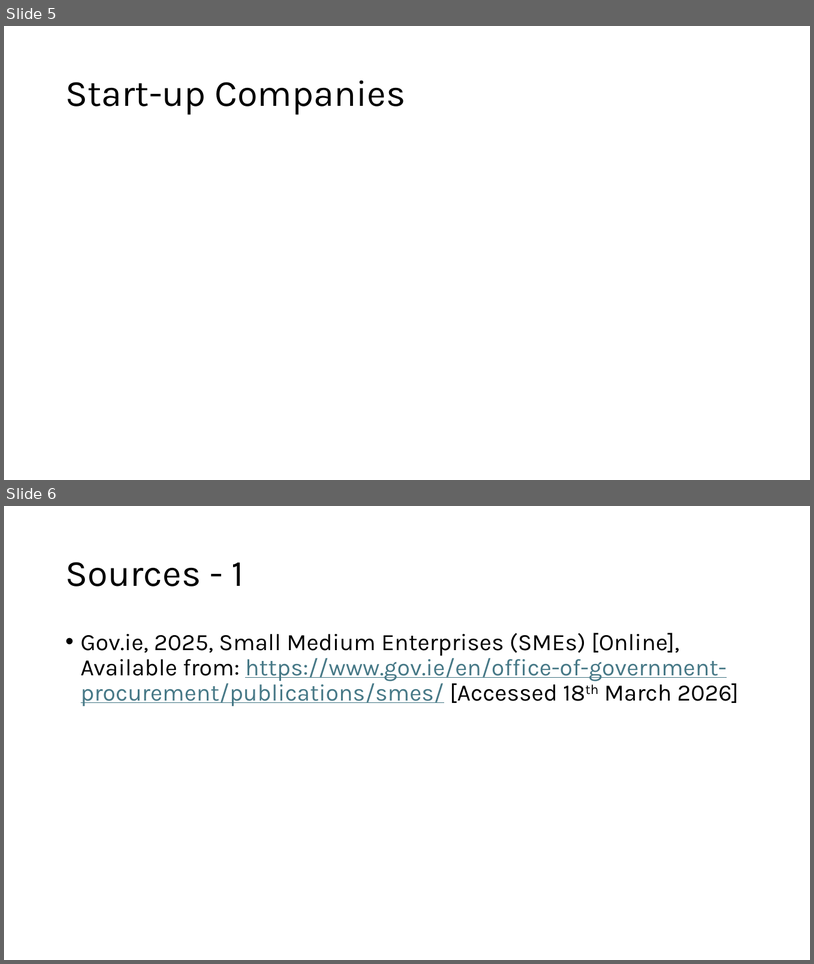
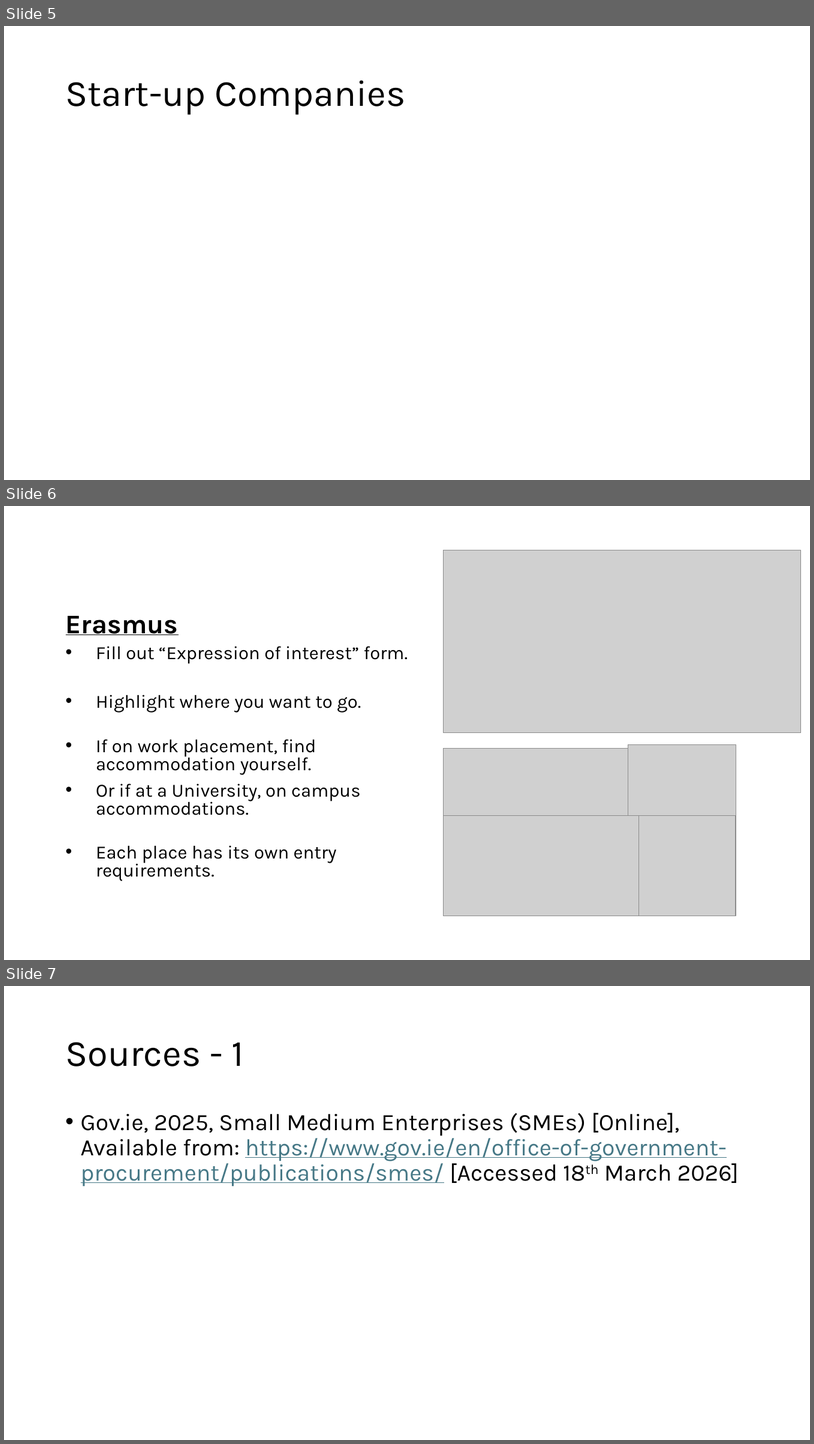
Before and after one commit to MatthewVickery/Applied-Software-Project-Management_CA, a slide deck: Market Research Presentation 1.pptx. Shown one above the other, each under a label of ours: slides 5 and 6 before the commit, slides 5, 6 and 7 after it. The pictures are 814x964 and 814x1444 pixels, drawn with LibreOffice and Linux fonts; fonts in the diff are those of the drawing; grey boxes stand for pictures. Boxes give left, top, right and bottom in pixels: in the first picture for what was removed or moved away, otherwise in the second. Text is boxed around its words. In the diff, an @@ line names an element or a change of style, - is before the commit and + after.

Commit message:
Adding to the presentation.
Added what I've learned about getting on Erasmus. (might add more later)

```diff
--- a/Market Research Presentation 1.pptx
+++ b/Market Research Presentation 1.pptx
@@ slide 6 added at box(4, 506, 810, 960), background #FFFFFF @@
@@ picture added at box(444, 550, 802, 733) @@
@@ title added at box(66, 616, 179, 635), 32 pt, text #000000, bold, underline @@
+Erasmus
@@ text added at box(96, 646, 408, 881), 22.2 pt, text #000000 @@
+• Fill out “Expression of interest” form.
+• Highlight where you want to go.
+• If on work placement, find accommodation yourself.
+• Or if at a University, on campus accommodations.
+• Each place has its own entry requirements.
@@ picture added at box(444, 748, 629, 816) @@
@@ picture added at box(629, 744, 736, 815) @@
@@ picture added at box(444, 815, 640, 915) @@
@@ picture added at box(640, 815, 737, 915) @@
@@ what was slide 6 is now slide 7 @@
```
Also in this commit, not shown: 1 slide changed.
